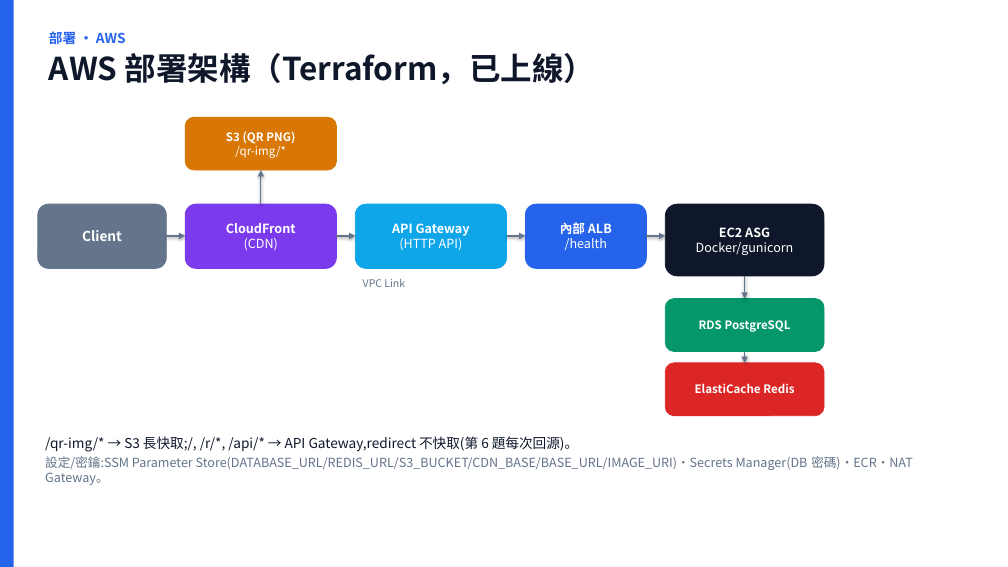
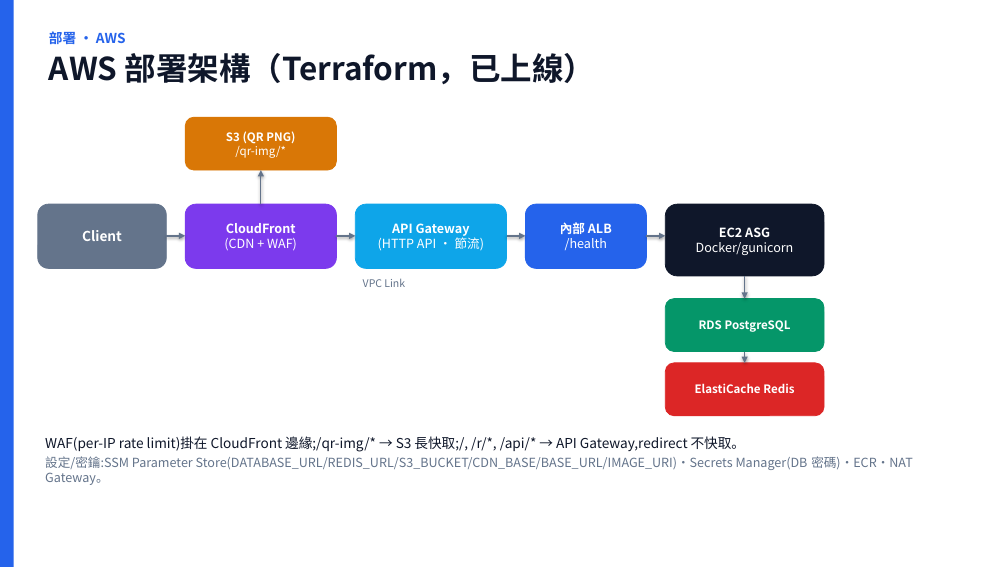
Before and after one commit to scolley31/system-design-demo, a slide deck: slide 23 of QR Code Generator/QR_Code_Generator.pptx. Drawn at 1008x567 pixels with LibreOffice and Linux fonts; fonts in the diff are those of the drawing. Boxes give left, top, right and bottom in pixels: in the first picture for what was removed or moved away, otherwise in the second. Text is boxed around its words. In the diff, an @@ line names an element or a change of style, - is before the commit and + after.

```diff
--- a/QR Code Generator/QR_Code_Generator.pptx
+++ b/QR Code Generator/QR_Code_Generator.pptx
@@ text in rounded rectangle at [224, 238, 297, 251]: text changed @@
-(CDN)
+(CDN + WAF)
@@ text in rounded rectangle at [378, 235, 484, 251]: text changed @@
-(HTTP API)
+(HTTP API · 節流)
@@ text at [45, 436, 745, 452]: text changed @@
-/qr-img/* → S3 長快取;/, /r/*, /api/* → API Gateway,redirect 不快取(第 6 題每次回源)。
+WAF(per-IP rate limit)掛在 CloudFront 邊緣;/qr-img/* → S3 長快取;/, /r/*, /api/* → API Gateway,redirect 不快取。
```
Also in this commit, not shown: 1 other slide changed, 3 slides added, 10 other files.
